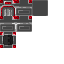
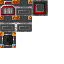
Comparing the layer stacks of the two (64, 64) images. Changes:
added layer "Paint Layer 1" above "Filter Layer 1 (HSV/HSL Adjustment)" over [0, 0, 48, 48]
painted on "Background" over [0, 0, 48, 48]
